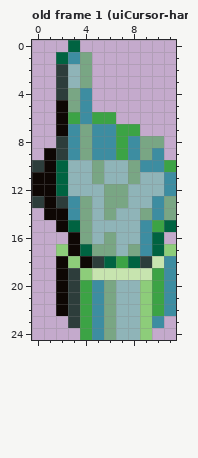
File history of a pixel-art file, assets/atlas/cursor-hand.aseprite. The first picture shows the starting point.
12x25 pixels, 1 frame. Shown: old frame 1 (uiCursor-hand). The commit also changed other frames, which this record leaves out.
New version:
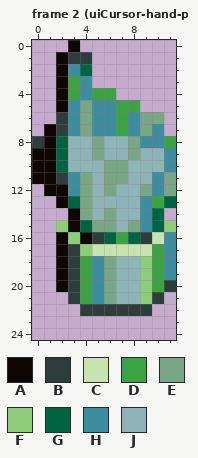
Palette (. is transparent): A #0e0704  B #2d3d3b  C #c7e4af  D #3ca345  E #79a684  F #8dcd7a  G #006341  H #3d8da1  J #8fb4b8
A new or re-ordered frame is compared with the old frame closest to it.
Author's note on the commit: [Cursor] add hand pick state
Changes in this commit:
frames 1 -> 2
--- frame 2 (uiCursor-hand-pick) is new; against old frame 1 (uiCursor-hand)
@@ x 0..11 @@
- 0 ...G........
- 1 ..GHE.......
- 2 ..BJE.......
- 3 ..BJE.......
- 4 ..BEH.......
- 5 ..AEH.......
- 6 ..ADHDD.....
- 7 ..AHEHHDD...
- 8 ..BHEHHDHEE.
- 9 .ABHEHHDHEH.
-10 BAGJJEJJEHHD
-11 AAGJJEJJEJJH
-12 AAGJJJEEJJJH
-13 BABHEJEEJJHE
-14 .AAHEJEJJEHE
-15 ..AGEJJJJHDG
-16 ...AEJEJJHG.
-17 ..FAGEEJEHGF
-18 ..AFABGDGBCH
-19 ..ABFCCCCCDH
-20 ..ABDHEJJFDH
-21 ..ABDHEJJFDH
-22 ..ABDHEJJFDH
-23 ...BDHEJJFH.
-24 ....DHEJJF..
+ 0 ...A........
+ 1 ..ABB.......
+ 2 ..AHG.......
+ 3 ..ADH.......
+ 4 ..ADHDD.....
+ 5 ..AHEHHDD...
+ 6 ..BHEHHDHEE.
+ 7 .ABHEHHDHEH.
+ 8 BAGJJEJJEHHD
+ 9 AAGJJEJJEJJH
+10 AAGJJJEEJJJH
+11 AABHEJEEJJHE
+12 .AAHEJEJJEHE
+13 ..AGEJJJJHDG
+14 ...AEJEJJHG.
+15 ..FAGEEJEHGF
+16 ..AFABGDGBCH
+17 ..ABFCCCCCDH
+18 ..ABDHEJJFDH
+19 ..ABDHEJJFDH
+20 ..ABDHEJJFDB
+21 ...BDHEJJFB.
+22 ....BBBBBB..
+23 ............
+24 ............
Changed places in both pictures, as pixel boxes (x1, y1, x2, y2):
changed: (32, 40, 176, 340)
